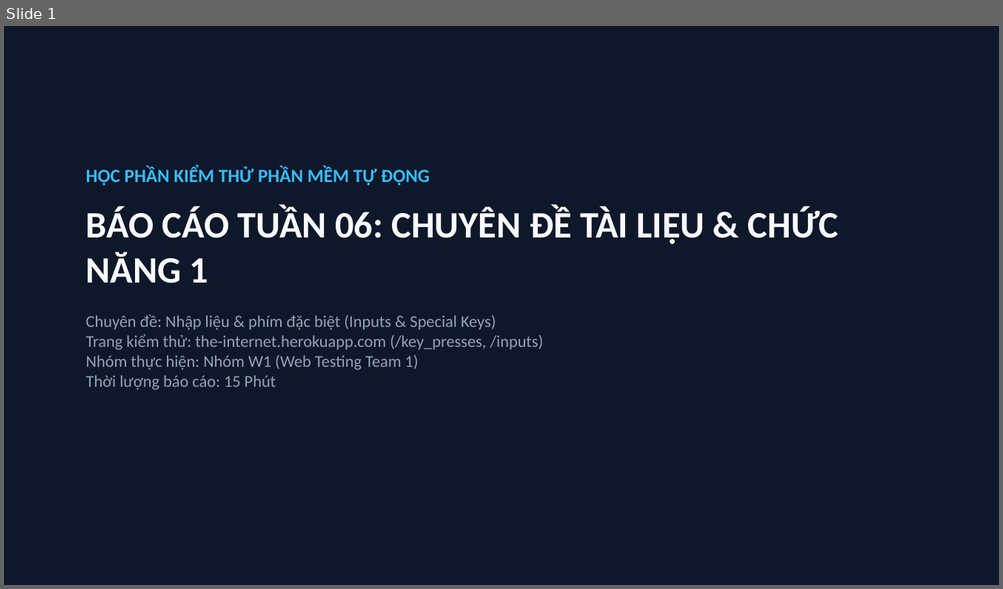
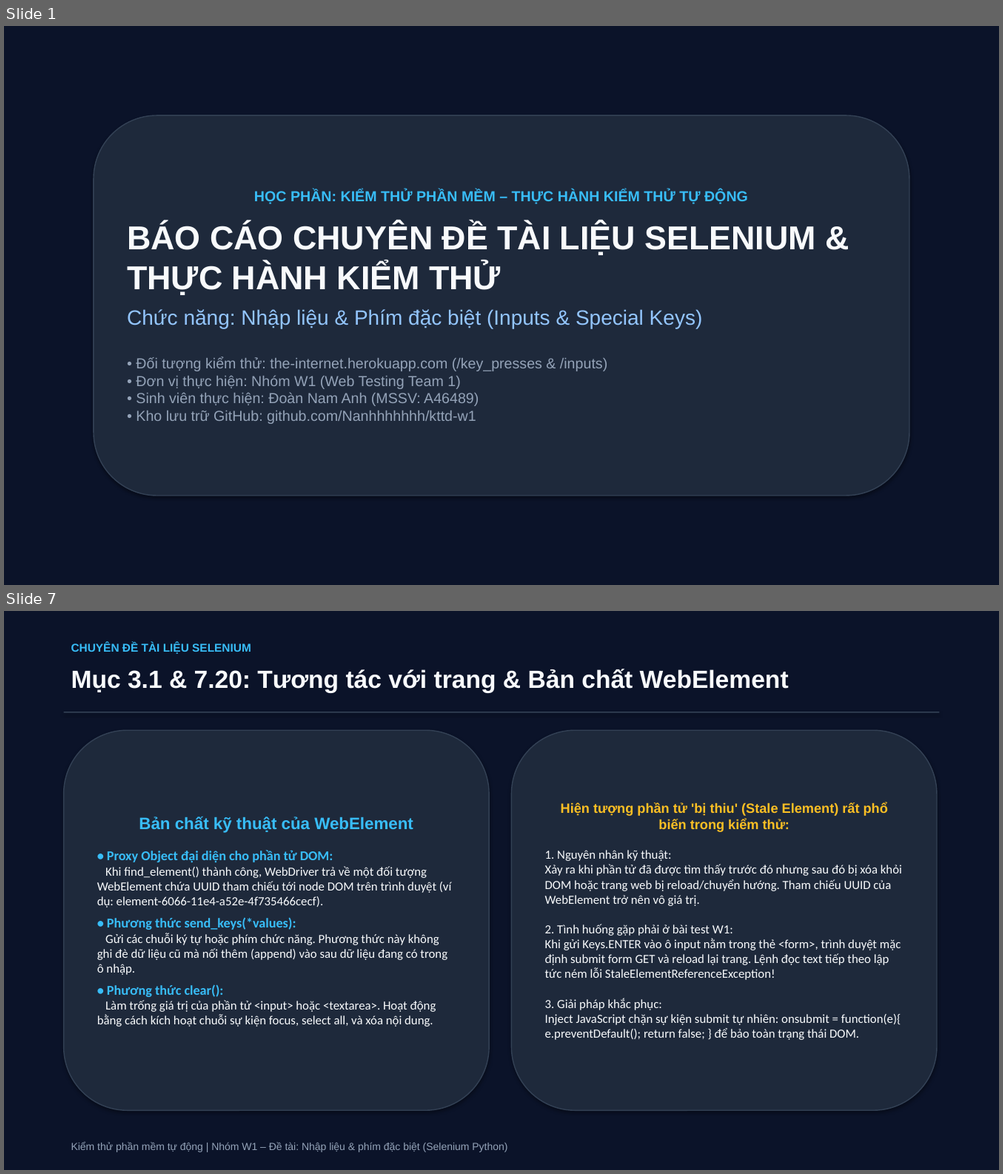
Before and after one commit to Nanhhhhhhh/kttd-w1, a slide deck: tuan-06/slide_tuan06_w1.pptx. Shown one above the other, each under a label of ours: slide 1 before the commit, slides 1 and 7 after it; the slides between them are not shown. The pictures are 1003x589 and 1003x1174 pixels, drawn with LibreOffice and Linux fonts; fonts in the diff are those of the drawing. Boxes give left, top, right and bottom in pixels: in the first picture for what was removed or moved away, otherwise in the second. Text is boxed around its words. In the diff, an @@ line names an element or a change of style, - is before the commit and + after.

Commit message:
T06: Nâng cấp bộ Slide báo cáo 18 trang chuyên sâu (PPTX & HTML)

```diff
--- a/tuan-06/slide_tuan06_w1.pptx
+++ b/tuan-06/slide_tuan06_w1.pptx
@@ slide 7 added at [4,611,999,1170], background #FFFFFF @@
@@ rectangle added at [4,611,999,1170], fill #0B1329 @@
@@ text added at [71,643,251,654], 11 pt, text #38BDF8, bold @@
+CHUYÊN ĐỀ TÀI LIỆU SELENIUM
@@ text added at [71,669,788,693], 24 pt, text #F8FAFC, bold @@
+Mục 3.1 & 7.20: Tương tác với trang & Bản chất WebElement
@@ rectangle added at [64,712,939,712], fill #334155 @@
@@ rounded rectangle added at [64,730,489,1111], fill #1E293B, outline #334155 1 pt, 12 pt, text #F8FAFC @@
+Bản chất kỹ thuật của WebElement
+• Proxy Object đại diện cho phần tử DOM:
+Khi find_element() thành công, WebDriver trả về một đối tượng WebElement chứa UUID tham chiếu tới node DOM trên trình duyệt (ví dụ: element-6066-11e4-a52e-4f735466cecf).
+• Phương thức send_keys(*values):
+Gửi các chuỗi ký tự hoặc phím chức năng. Phương thức này không ghi đè dữ liệu cũ mà nối thêm (append) vào sau dữ liệu đang có trong ô nhập.
+• Phương thức clear():
+Làm trống giá trị của phần tử <input> hoặc <textarea>. Hoạt động bằng cách kích hoạt chuỗi sự kiện focus, select all, và xóa nội dung.
@@ rounded rectangle added at [512,730,936,1111], fill #1E293B, outline #334155 1 pt, 12 pt, text #F8FAFC @@
+Hiện tượng phần tử 'bị thiu' (Stale Element) rất phổ biến trong kiểm thử:
+1. Nguyên nhân kỹ thuật:
+Xảy ra khi phần tử đã được tìm thấy trước đó nhưng sau đó bị xóa khỏi DOM hoặc trang web bị reload/chuyển hướng. Tham chiếu UUID của WebElement trở nên vô giá trị.
+2. Tình huống gặp phải ở bài test W1:
+Khi gửi Keys.ENTER vào ô input nằm trong thẻ <form>, trình duyệt mặc định submit form GET và reload lại trang. Lệnh đọc text tiếp theo lập tức ném lỗi StaleElementReferenceException!
+3. Giải pháp khắc phục:
+Inject JavaScript chặn sự kiện submit tự nhiên: onsubmit = function(e){ e.preventDefault(); return false; } để bảo toàn trạng thái DOM.
@@ text added at [71,1142,507,1153], 10 pt, text #94A3B8 @@
+Kiểm thử phần mềm tự động | Nhóm W1 – Đề tài: Nhập liệu & phím đặc biệt (Selenium Python)
@@ slide 1 changed as well @@
@@ rectangle at [4,26,999,585]: fill #0F172A to #0B1329 @@
@@ rounded rectangle "HỌC PHẦN: KIỂM THỬ PHẦN ...": place and size @@
-rounded rectangle "HỌC PHẦN: KIỂM THỬ PHẦN ..." at [86,167,838,390]
+rounded rectangle "HỌC PHẦN: KIỂM THỬ PHẦN ..." at [94,116,909,496]
@@ rounded rectangle "HỌC PHẦN: KIỂM THỬ PHẦN ..." at [94,116,909,496]: vertical alignment top to middle; fill none to #1E293B; outline none to #334155 1 pt; shadow on @@
@@ text in rounded rectangle at [127,190,815,424]: text changed; size 16 to 14 pt; font Calibri to Arial @@
-HỌC PHẦN KIỂM THỬ PHẦN MỀM TỰ ĐỘNG
-BÁO CÁO TUẦN 06: CHUYÊN ĐỀ TÀI LIỆU & CHỨC NĂNG 1
-Chuyên đề: Nhập liệu & phím đặc biệt (Inputs & Special Keys)
-Trang kiểm thử: the-internet.herokuapp.com (/key_presses, /inputs)
-Nhóm thực hiện: Nhóm W1 (Web Testing Team 1)
-Thời lượng báo cáo: 15 Phút
+HỌC PHẦN: KIỂM THỬ PHẦN MỀM – THỰC HÀNH KIỂM THỬ TỰ ĐỘNG
+BÁO CÁO CHUYÊN ĐỀ TÀI LIỆU SELENIUM & THỰC HÀNH KIỂM THỬ
+Chức năng: Nhập liệu & Phím đặc biệt (Inputs & Special Keys)
+• Đối tượng kiểm thử: the-internet.herokuapp.com (/key_presses & /inputs)
+• Đơn vị thực hiện: Nhóm W1 (Web Testing Team 1)
+• Sinh viên thực hiện: Đoàn Nam Anh (MSSV: A46489)
+• Kho lưu trữ GitHub: github.com/Nanhhhhhhh/kttd-w1
```
Also in this commit, not shown: 3 other slides changed, 13 other slides added, 5 slides removed, 3 other files.
